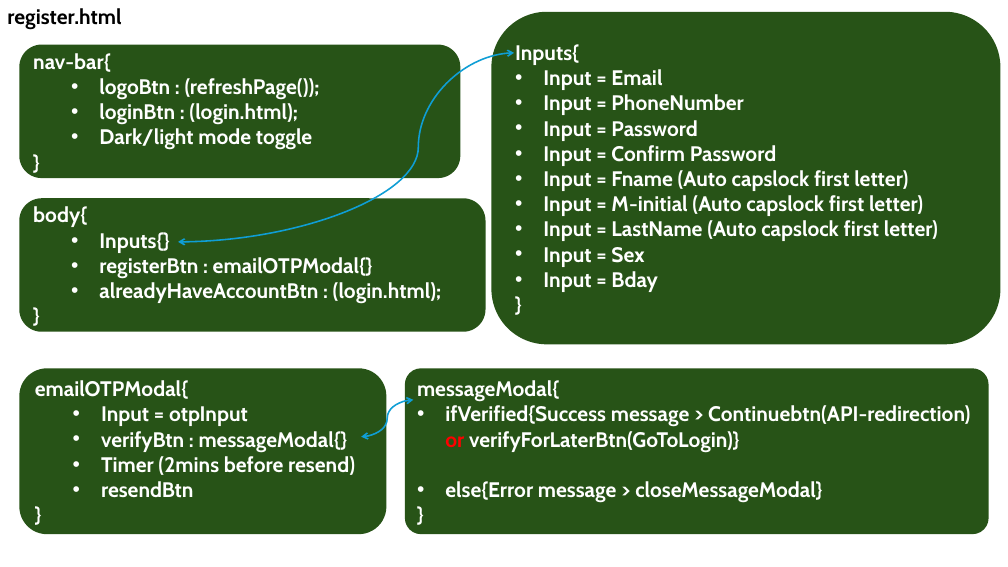
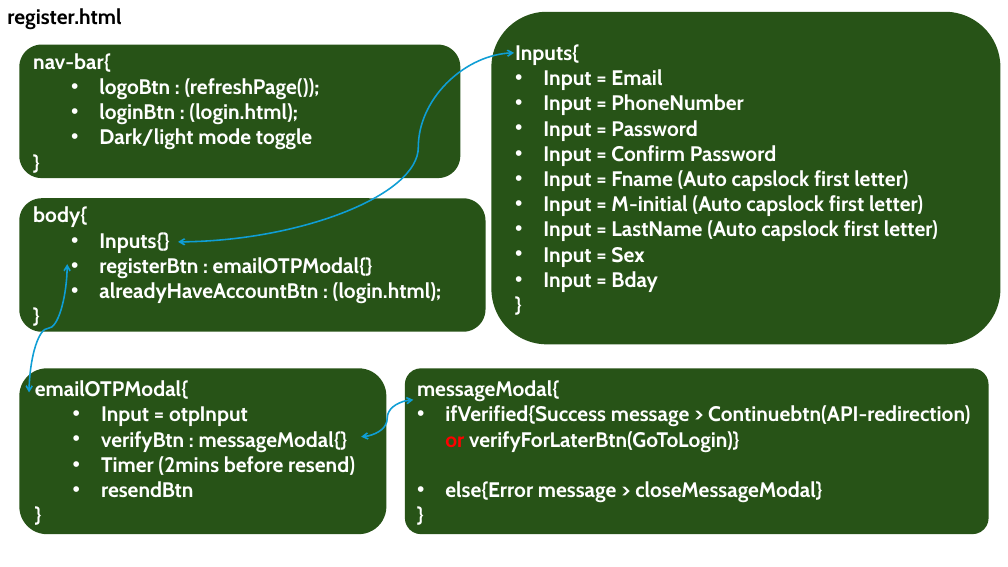
Before and after one commit to Booking-Resevation-Betcha-Homie-House/CAPSTONE-Development-Road-Map, a slide deck: slide 6 of betchaBooking-USECASE.pptx. Drawn at 1008x567 pixels with LibreOffice and Linux fonts; fonts in the diff are those of the drawing. Boxes give left, top, right and bottom in pixels: in the first picture for what was removed or moved away, otherwise in the second. Text is boxed around its words. In the diff, an @@ line names an element or a change of style, - is before the commit and + after.

```diff
--- a/betchaBooking-USECASE.pptx
+++ b/betchaBooking-USECASE.pptx
@@ curved double arrow added from (29, 392) to (67, 264), #0F9ED5 1.5 pt @@
```
Also in this commit, not shown: 7 other slides changed, 1 slide added, 1 other file.
